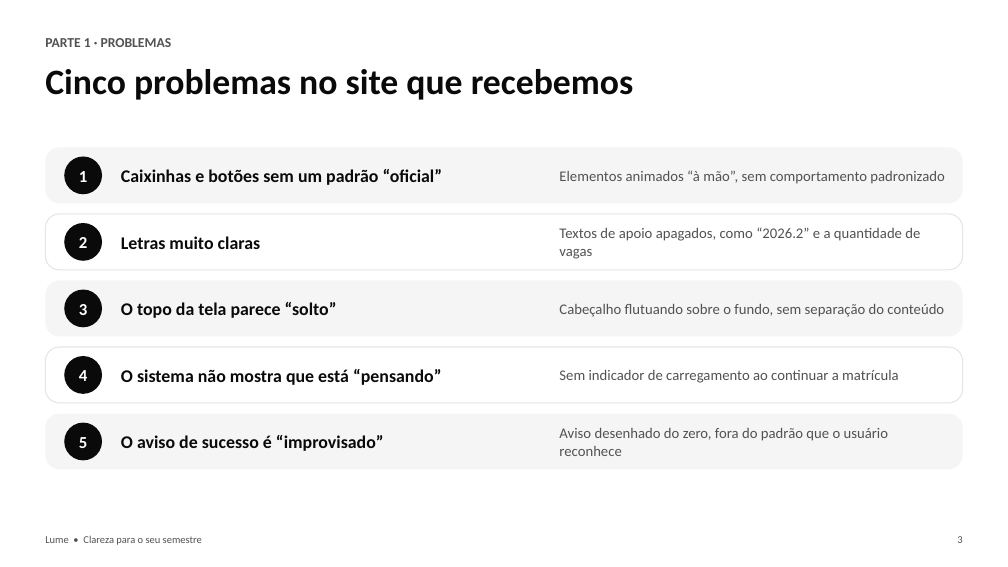
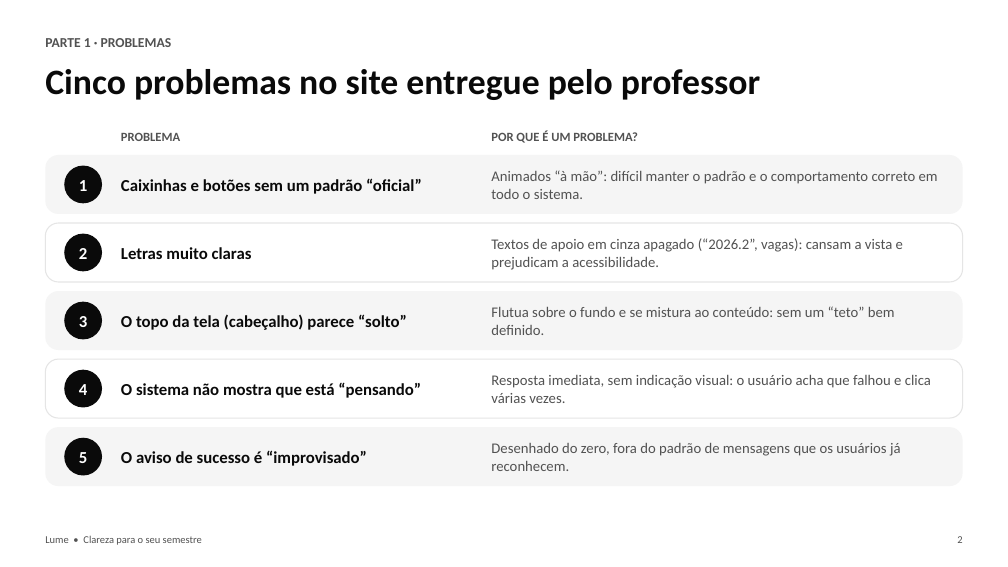
Before and after one commit to Tavimmm21/educonnect, a slide deck: slide 2 of entrega/Lume-Apresentacao-do-projeto.pptx (slide 3 before the commit). Drawn at 1008x567 pixels with LibreOffice and Linux fonts; fonts in the diff are those of the drawing. Boxes give left, top, right and bottom in pixels: in the first picture for what was removed or moved away, otherwise in the second. Text is boxed around its words. In the diff, an @@ line names an element or a change of style, - is before the commit and + after.

```diff
--- a/entrega/Lume-Apresentacao-do-projeto.pptx
+++ b/entrega/Lume-Apresentacao-do-projeto.pptx
@@ text at bbox=[45, 69, 760, 100]: text changed @@
-Cinco problemas no site que recebemos
+Cinco problemas no site entregue pelo professor
@@ text added at bbox=[121, 132, 180, 141], 12 pt, text #525252, bold @@
+PROBLEMA
@@ text added at bbox=[491, 130, 638, 143], 12 pt, text #525252, bold @@
+POR QUE É UM PROBLEMA?
@@ text "Caixinhas e botões sem um ...": place and size @@
-text "Caixinhas e botões sem um ..." at bbox=[121, 169, 443, 185]
+text "Caixinhas e botões sem um ..." at bbox=[121, 178, 422, 194]
@@ text at bbox=[491, 170, 938, 199]: text changed @@
-Elementos animados “à mão”, sem comportamento padronizado
+Animados “à mão”: difícil manter o padrão e o comportamento correto em todo o sistema.
@@ text "Letras muito claras": place and size @@
-text "Letras muito claras" at bbox=[121, 236, 261, 249]
+text "Letras muito claras" at bbox=[121, 247, 252, 259]
@@ text at bbox=[491, 238, 903, 270]: text changed @@
-Textos de apoio apagados, como “2026.2” e a quantidade de vagas
+Textos de apoio em cinza apagado (“2026.2”, vagas): cansam a vista e prejudicam a acessibilidade.
@@ text at bbox=[121, 314, 407, 330]: text changed; size 17 to 16 pt @@
-O topo da tela parece “solto”
+O topo da tela (cabeçalho) parece “solto”
@@ text at bbox=[491, 306, 895, 335]: text changed @@
-Cabeçalho flutuando sobre o fundo, sem separação do conteúdo
+Flutua sobre o fundo e se mistura ao conteúdo: sem um “teto” bem definido.
@@ 4 rounded rectangles, 3 ellipses: place and size @@
-4 rounded rectangles, 3 ellipses at bbox=[45, 147, 963, 403]
+4 rounded rectangles, 3 ellipses at bbox=[45, 155, 963, 418]
@@ text "O sistema não mostra que ...": place and size @@
-text "O sistema não mostra que ..." at bbox=[121, 369, 442, 385]
+text "O sistema não mostra que ..." at bbox=[121, 382, 421, 398]
@@ text added at bbox=[491, 375, 931, 403], 14 pt, text #525252 @@
+Resposta imediata, sem indicação visual: o usuário acha que falhou e clica várias vezes.
@@ text removed at bbox=[559, 370, 899, 383] @@
-Sem indicador de carregamento ao continuar a matrícula
@@ 2 ellipses, 1 rounded rectangle: place and size @@
-2 ellipses, 1 rounded rectangle at bbox=[45, 356, 963, 470]
+2 ellipses, 1 rounded rectangle at bbox=[45, 370, 963, 486]
@@ proportions changed in 5 elements at bbox=[45, 155, 963, 214], bbox=[45, 223, 963, 282], bbox=[45, 291, 963, 350], bbox=[45, 359, 963, 418], bbox=[45, 427, 963, 486] @@
@@ size 17 to 16 pt in 4 elements at bbox=[121, 178, 422, 194], bbox=[121, 247, 252, 259], bbox=[121, 382, 421, 398], bbox=[121, 450, 367, 466] @@
@@ text "O aviso de sucesso é ...": place and size @@
-text "O aviso de sucesso é ..." at bbox=[121, 435, 384, 451]
+text "O aviso de sucesso é ..." at bbox=[121, 450, 367, 466]
@@ text at bbox=[491, 443, 901, 471]: text changed @@
-Aviso desenhado do zero, fora do padrão que o usuário reconhece
+Desenhado do zero, fora do padrão de mensagens que os usuários já reconhecem.
```
Also in this commit, not shown: 4 other slides changed, 3 slides added, 18 slides removed, 1 other file.
